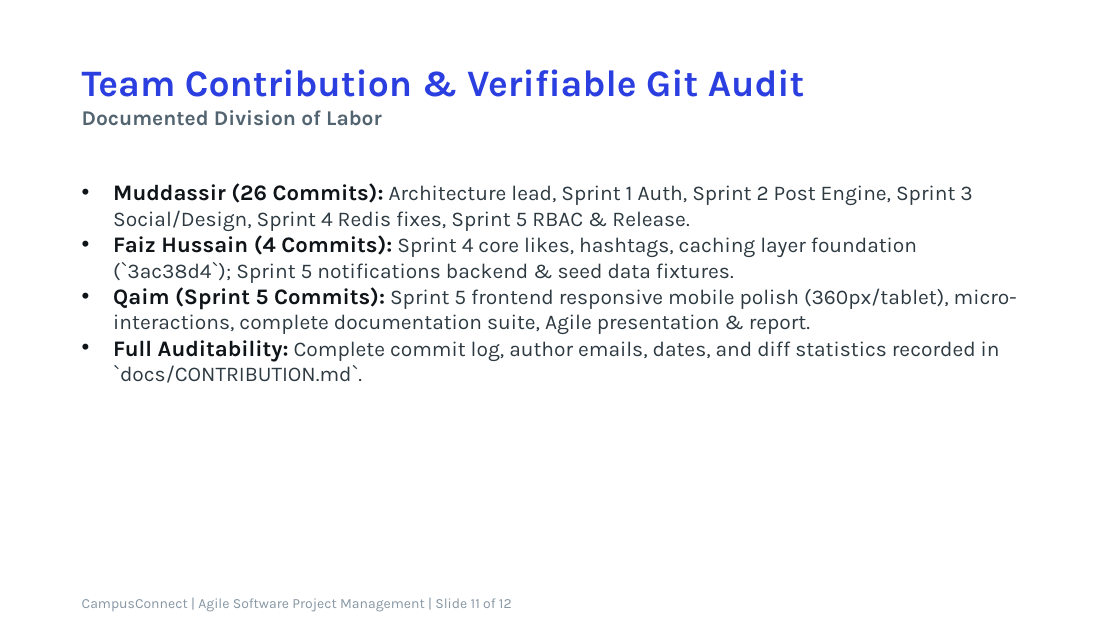
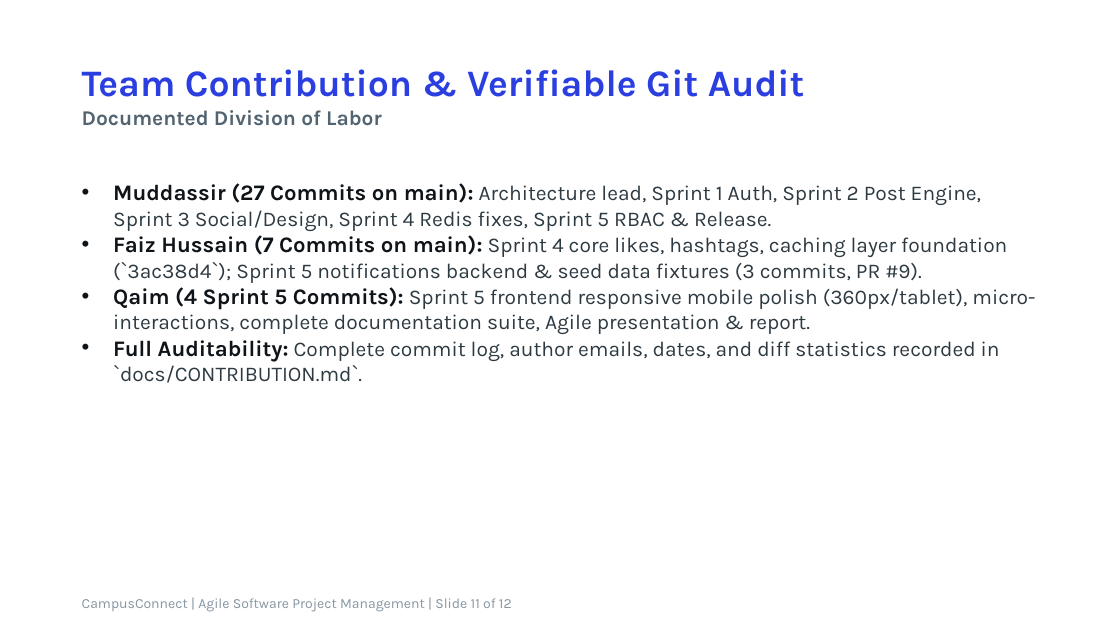
Before and after one commit to muddassir1935/ASPM-PROJECT-, a slide deck: slide 11 of AIR_Presentation.pptx. Drawn at 1120x630 pixels with LibreOffice and Linux fonts; fonts in the diff are those of the drawing. Boxes give left, top, right and bottom in pixels: in the first picture for what was removed or moved away, otherwise in the second. Text is boxed around its words. In the diff, an @@ line names an element or a change of style, - is before the commit and + after.

Commit message:
build(deliverables): regenerate deck, report and figures from corrected sources; drop duplicate/stale binaries

```diff
--- a/AIR_Presentation.pptx
+++ b/AIR_Presentation.pptx
@@ text at [113, 183, 1035, 334]: text changed @@
-• Muddassir (26 Commits): Architecture lead, Sprint 1 Auth, Sprint 2 Post Engine, Sprint 3 Social/Design, Sprint 4 Redis fixes, Sprint 5 RBAC & Release.
-• Faiz Hussain (4 Commits): Sprint 4 core likes, hashtags, caching layer foundation (`3ac38d4`); Sprint 5 notifications backend & seed data fixtures.
-• Qaim (Sprint 5 Commits): Sprint 5 frontend responsive mobile polish (360px/tablet), micro-interactions, complete documentation suite, Agile presentation & report.
+• Muddassir (27 Commits on main): Architecture lead, Sprint 1 Auth, Sprint 2 Post Engine, Sprint 3 Social/Design, Sprint 4 Redis fixes, Sprint 5 RBAC & Release.
+• Faiz Hussain (7 Commits on main): Sprint 4 core likes, hashtags, caching layer foundation (`3ac38d4`); Sprint 5 notifications backend & seed data fixtures (3 commits, PR #9).
+• Qaim (4 Sprint 5 Commits): Sprint 5 frontend responsive mobile polish (360px/tablet), micro-interactions, complete documentation suite, Agile presentation & report.
```
Also in this commit, not shown: 5 other slides changed, 10 other files.
